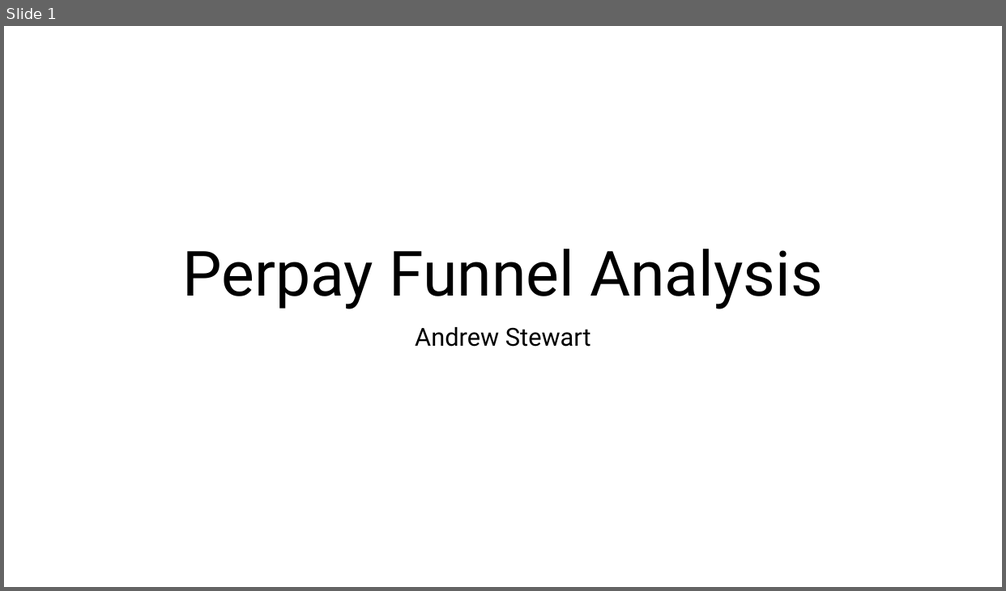
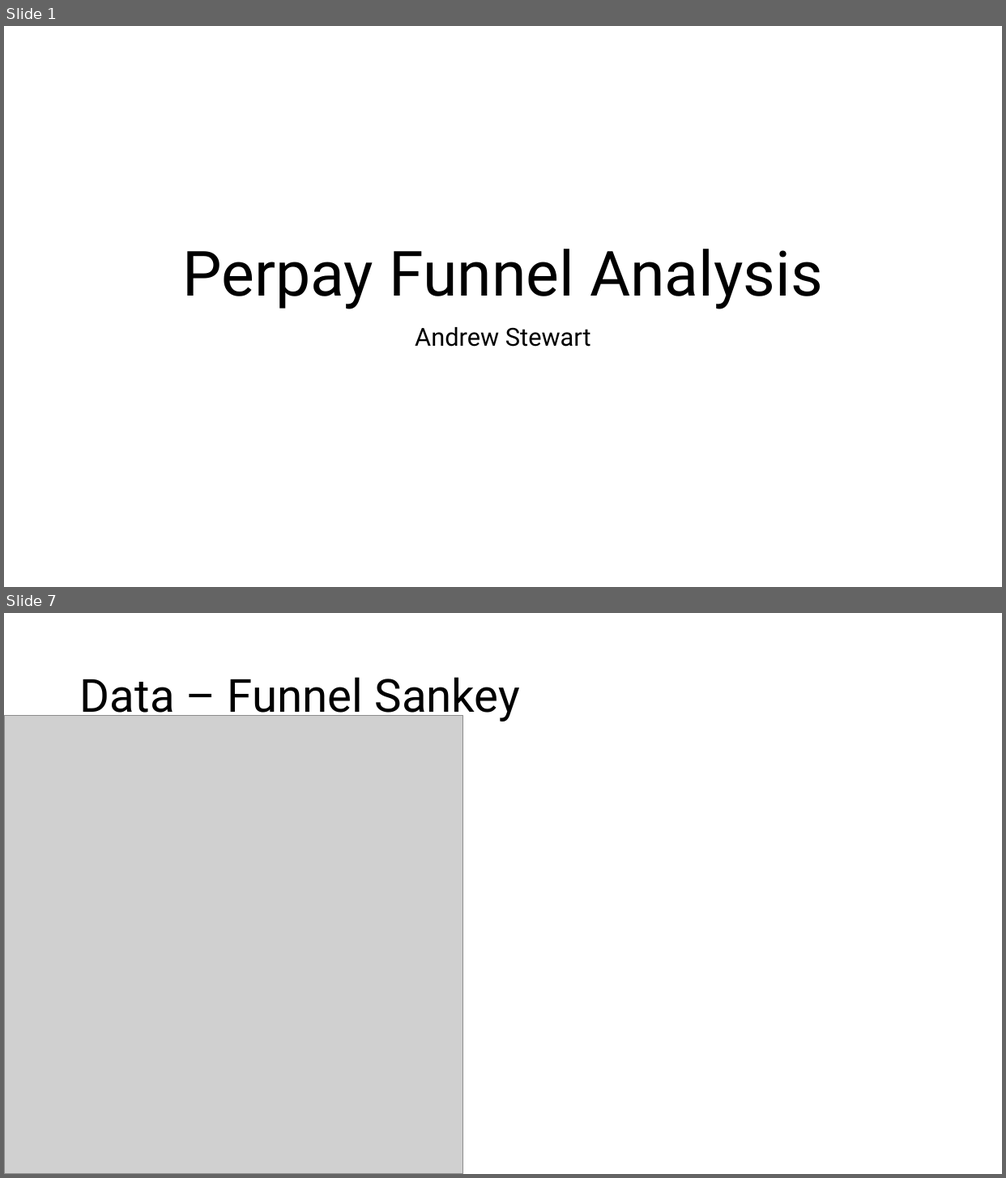
Before and after one commit to theroyalbob/perpay-final, a slide deck: Stewart-final-presentation.pptx. Shown one above the other, each under a label of ours: slide 1 before the commit, slides 1 and 7 after it; the slides between them are not shown. The pictures are 1006x591 and 1006x1178 pixels, drawn with LibreOffice and Linux fonts; fonts in the diff are those of the drawing; grey boxes stand for pictures. Boxes give left, top, right and bottom in pixels: in the first picture for what was removed or moved away, otherwise in the second. Text is boxed around its words. In the diff, an @@ line names an element or a change of style, - is before the commit and + after.

```diff
--- a/Stewart-final-presentation.pptx
+++ b/Stewart-final-presentation.pptx
@@ slide 7 added at (4,613,1002,1174), background #FFFFFF @@
@@ title added at (80,677,521,722), 44 pt, text #000000 @@
+Data – Funnel Sankey
@@ picture added at (4,716,463,1174) @@
```
Also in this commit, not shown: 16 other slides added.
